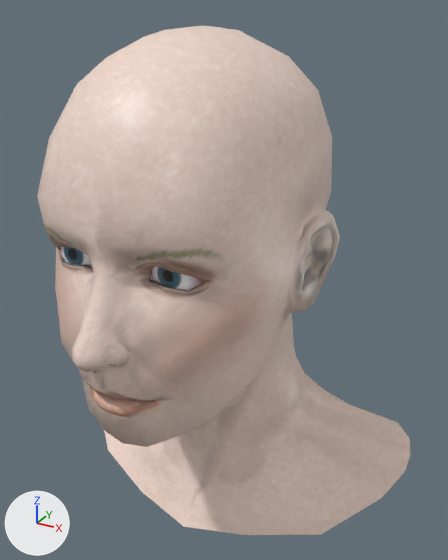
The COLLADA model modules/world/avatarbaseart/art/assets/models/collada/Heads/FemaleHead/FemaleCHead.dae, before and after one commit.
Rendered twice from a 50 mm camera at (0.00175, -0.00305, 0.01823) aimed at (0.00008, -0.00001, 0.01671). Lighting does not change. The marker at lower left points along +X, +Y and +Z. Where no turn or scale is listed for an object, it has been applied to the vertices.

Script lines for the objects in view, before the commit:
```python
mat_blinn1 = principled_material('blinn1')
mat_blinn1.texture = img_femaleheadclr_png
mat_blinn1.roughness = 0.42
me_headgeoshape = bpy.data.meshes.new('HeadGeoShape')
me_headgeoshape.from_pydata(...)  # 590 vertices, 1142 faces; spans x -0.00125..0.00125, y -0.00124..0.00101, z 0.01506..0.01814
me_headgeoshape.materials.append(mat_blinn1)  # picture img_femaleheadclr_png
me_lefteyegeoshape = bpy.data.meshes.new('leftEyeGeoShape')
me_lefteyegeoshape.from_pydata(...)  # 61 vertices, 110 faces; spans x 0.000099..0.000458, y -0.000906..-0.000656, z 0.016923..0.017301
me_lefteyegeoshape.materials.append(mat_blinn4)  # picture img_blue_eye_png
ob_headgeo = bpy.data.objects.new('HeadGeo', me_headgeoshape)
ob_headgeo.location = (0.0, 0.0, 0.0)
ob_lefteyegeo = bpy.data.objects.new('leftEyeGeo', me_lefteyegeoshape)
ob_lefteyegeo.location = (0.0, 0.0, 0.0)
```
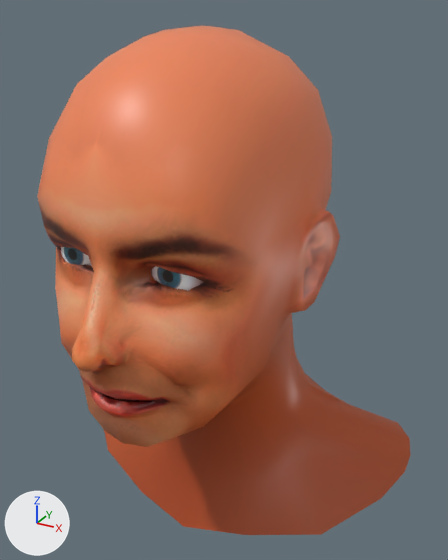
Changed parts and their boxes (x1, y1, x2, y2) in the pictures (448 x 560 px):
'HeadGeo', surface changed
    both: (37, 25, 410, 535)

The edits, one by one:
Picture 'FG_FemaleHead_T01.png' (img_fg_femalehead_t01_png) is new.
Material 'blinn1' (mat_blinn1) changes its picture from img_femaleheadclr_png to img_fg_femalehead_t01_png.
me_headgeoshape has 590 vertices, 1142 faces and spans x -0.00125..0.00125, y -0.00124..0.00101, z 0.01506..0.01814.
me_headgeoshape is used by ob_headgeo; location (0.0, 0.0, 0.0).
me_headgeoshape part 1: texture (UV) coordinates of 1142 of 1142 faces, centred in x -0.00103..0.00103, y -0.00123..0.00092, z 0.01516..0.01814, changed; they spanned u 0.0..1.0, v 0.04..0.98 and now span u 0.0..1.0, v 0.01..0.99.
